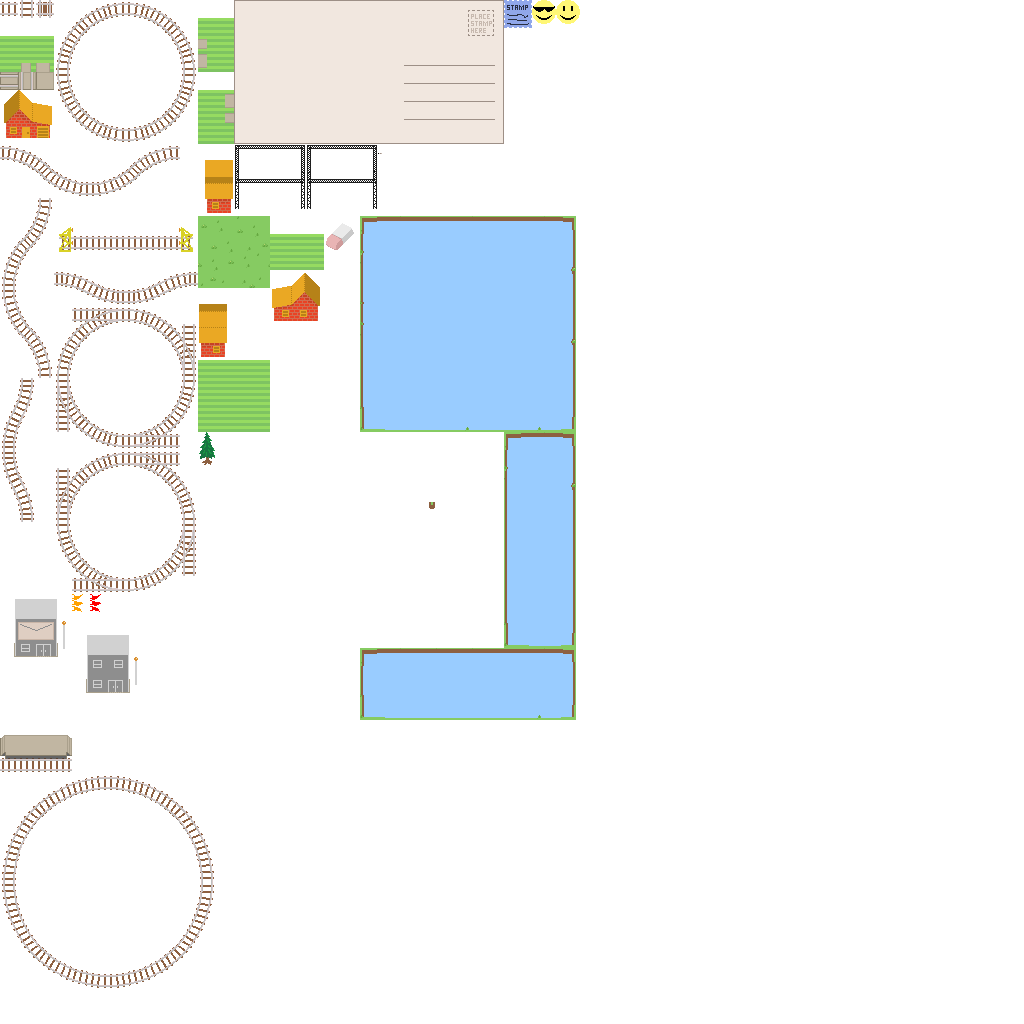
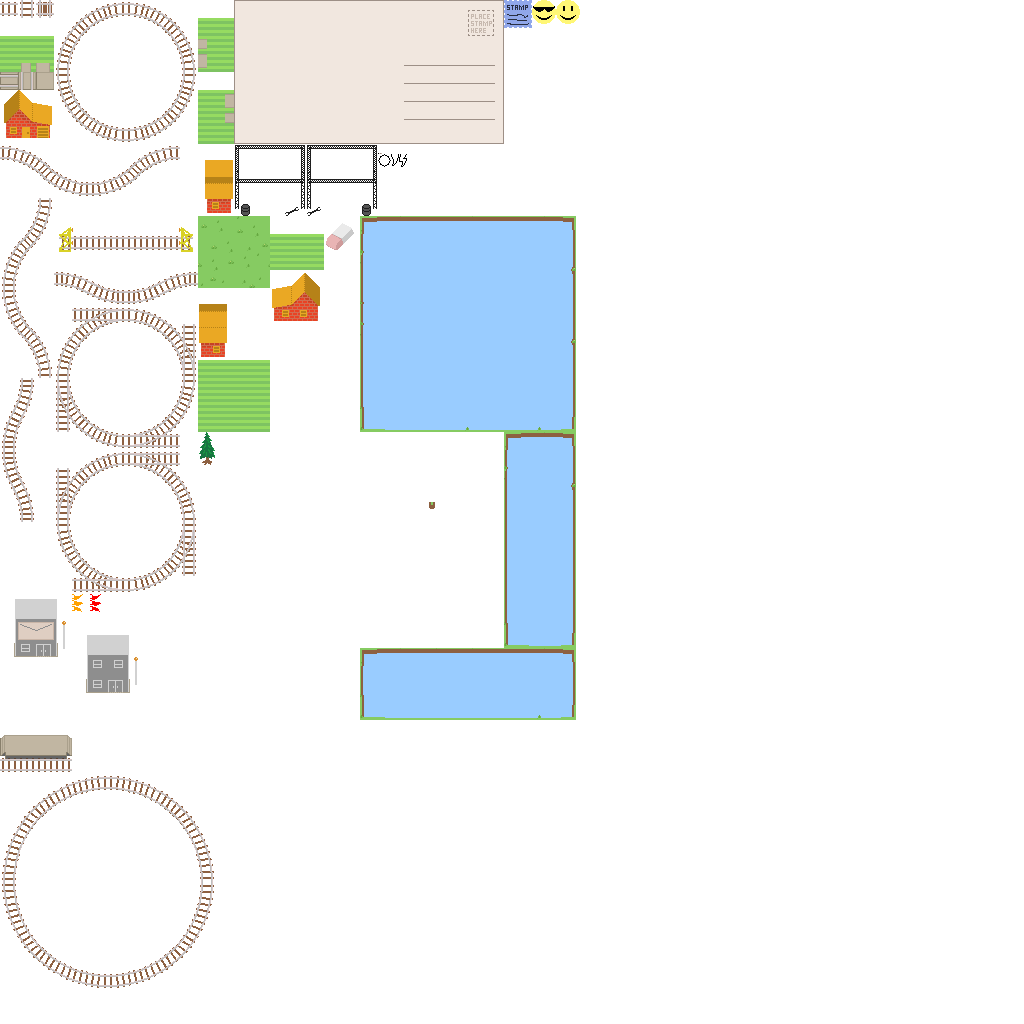
Comparing the layer stacks of the two 1024 × 1024 images. Changes:
painted on "base.png" over [241, 154, 407, 216]
